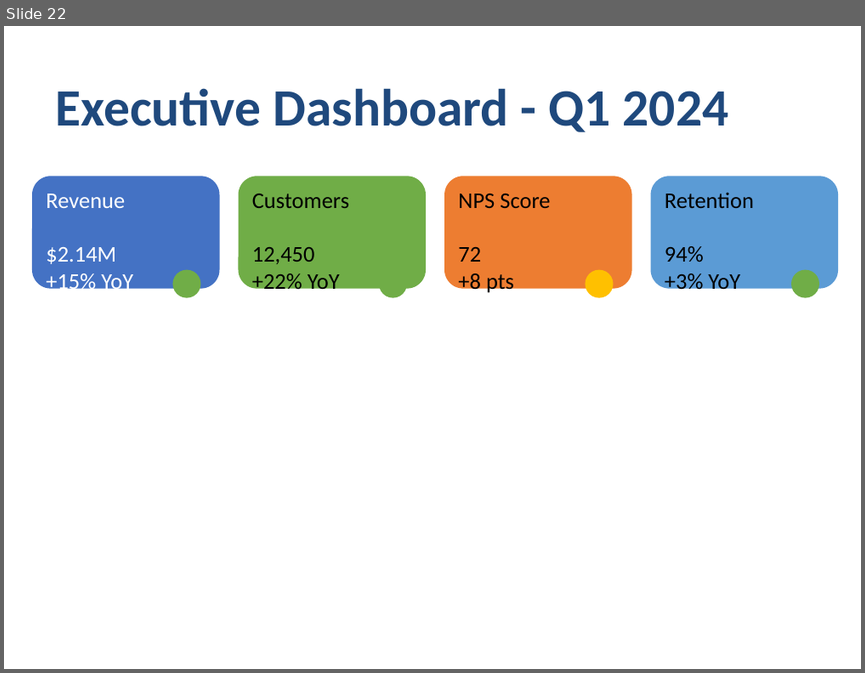
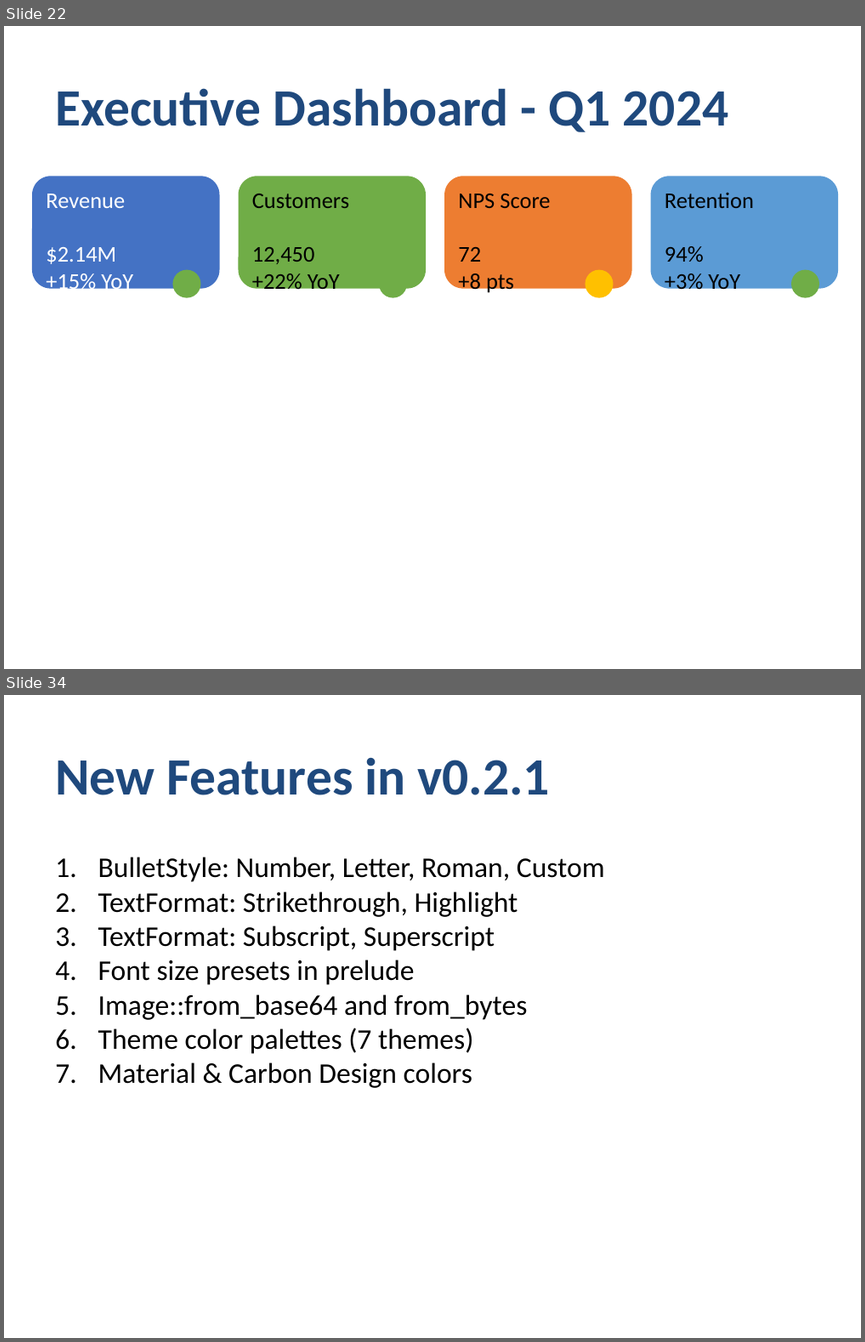
Before and after one commit to yingkitw/ppt-rs, a slide deck: comprehensive_demo.pptx. Shown one above the other, each under a label of ours: slide 22 before the commit, slides 22 and 34 after it; the slides between them are not shown. The pictures are 865x673 and 865x1342 pixels, drawn with LibreOffice and Linux fonts; fonts in the diff are those of the drawing. Boxes give left, top, right and bottom in pixels: in the first picture for what was removed or moved away, otherwise in the second. Text is boxed around its words. In the diff, an @@ line names an element or a change of style, - is before the commit and + after.

Commit message:
Enhance README and TODO with new template and theme features; update demo with bullet styles and image handling
- Added sections for presentation templates and themes in README.md, showcasing usage examples for business proposals, status reports, and various themes.
- Expanded TODO.md to reflect the completion of the template system and layout helpers.
- Updated comprehensive_demo.rs to demonstrate new bullet styles (numbered, lettered, roman, custom) and image loading from base64 and bytes.
- Introduced new image handling capabilities in the generator, allowing images to be created from various sources.

```diff
--- a/comprehensive_demo.pptx
+++ b/comprehensive_demo.pptx
@@ slide 34 added at bbox=[4, 695, 861, 1338], background #FFFFFF @@
@@ text added at bbox=[55, 757, 550, 795], 44 pt, text #1F497D, bold @@
+New Features in v0.2.1
@@ text added at bbox=[98, 857, 605, 1088], 24 pt, text #000000 @@
+1. BulletStyle: Number, Letter, Roman, Custom
+2. TextFormat: Strikethrough, Highlight
+3. TextFormat: Subscript, Superscript
+4. Font size presets in prelude
+5. Image::from_base64 and from_bytes
+6. Theme color palettes (7 themes)
+7. Material & Carbon Design colors
```
Also in this commit, not shown: 5 slides changed, 10 other slides added, 32 other files.
